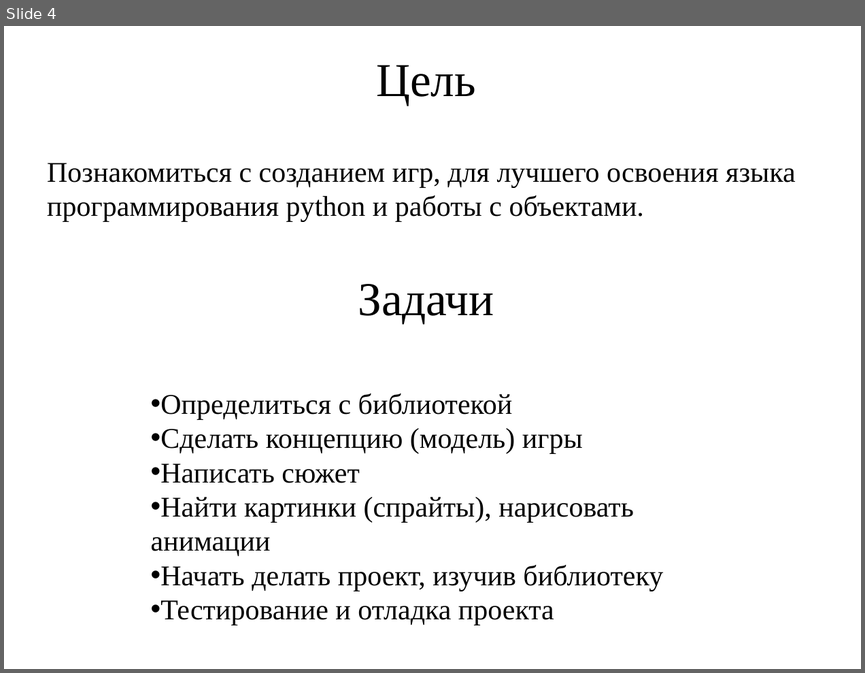
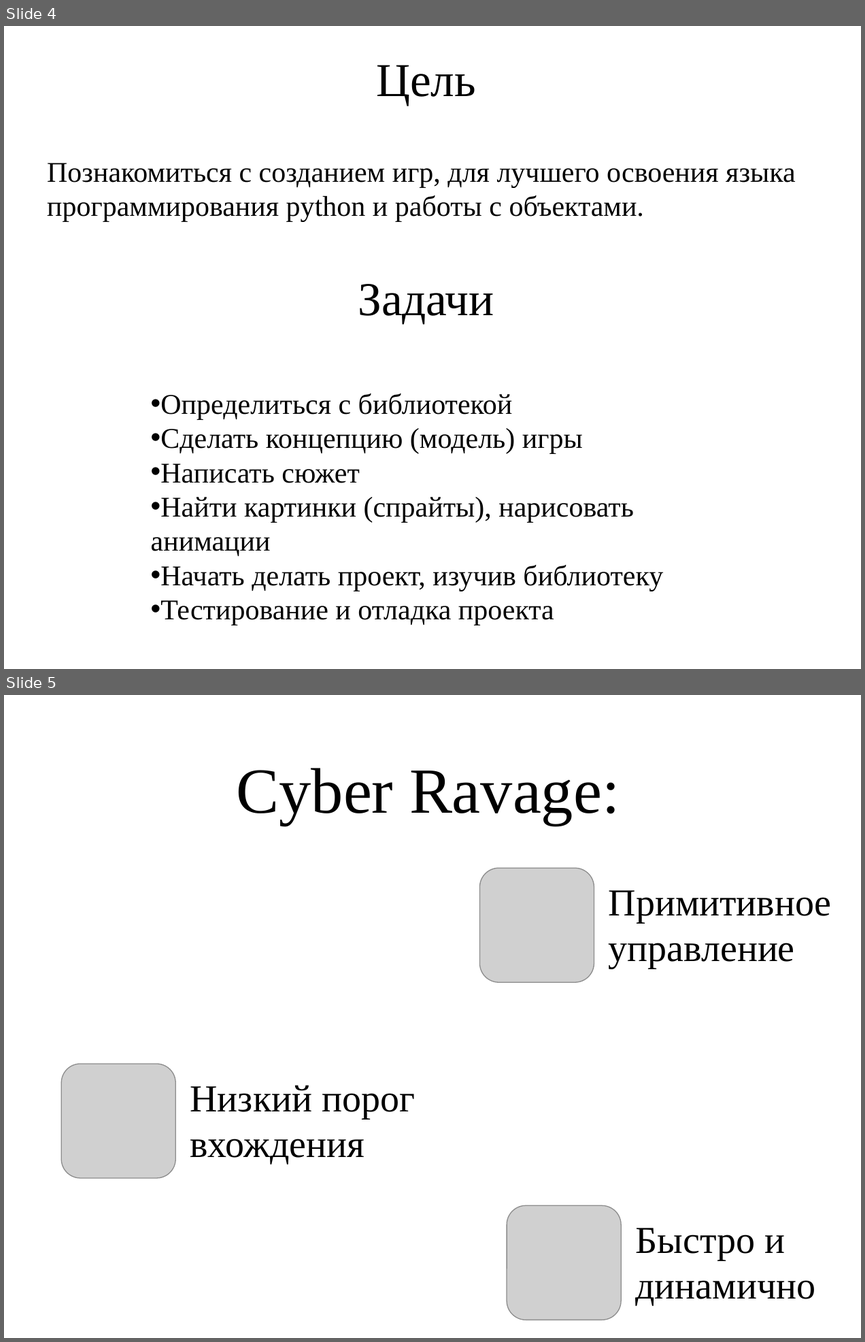
Before and after one commit to Arktoth/Cyber-Ravage, a slide deck: Cyber Ravage.pptx. Shown one above the other, each under a label of ours: slide 4 before the commit, slides 4 and 5 after it. The pictures are 865x673 and 865x1342 pixels, drawn with LibreOffice and Linux fonts; fonts in the diff are those of the drawing; grey boxes stand for pictures; background and template pictures are left out. Boxes give left, top, right and bottom in pixels: in the first picture for what was removed or moved away, otherwise in the second. Text is boxed around its words. In the diff, an @@ line names an element or a change of style, - is before the commit and + after.

Commit message:
def1

```diff
--- a/Cyber Ravage.pptx
+++ b/Cyber Ravage.pptx
@@ slide 5 added at <box>4,695,861,1338</box>, background picture (left out) @@
@@ text added at <box>237,768,620,825</box>, 54 pt, text #000000 @@
+Cyber Ravage:
@@ picture added at <box>479,868,594,982</box> @@
@@ text added at <box>609,890,832,968</box>, 32 pt, text #000000 @@
+Примитивное управление
@@ picture added at <box>61,1064,175,1177</box> @@
@@ text added at <box>190,1085,415,1164</box>, 32 pt, text #000000 @@
+Низкий порог вхождения
@@ picture added at <box>507,1205,621,1319</box> @@
@@ text added at <box>635,1227,815,1306</box>, 32 pt, text #000000 @@
+Быстро и динамично
```
Also in this commit, not shown: 4 other slides added.
